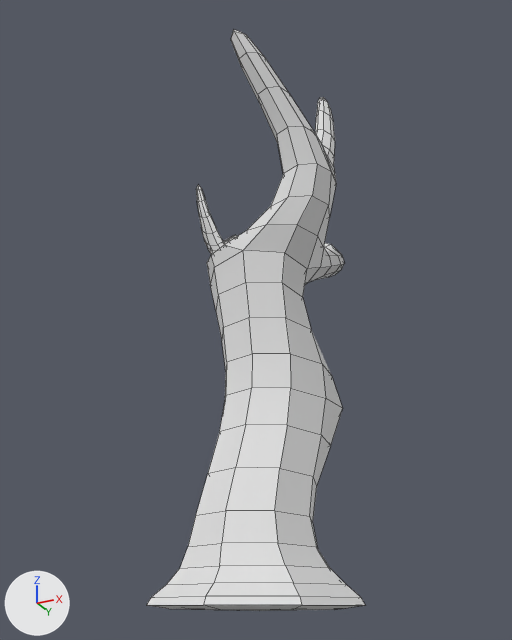
A saved change to the FBX model GGJ_2026/Assets/3D Art/Models/F_Tree_naked_1.fbx.
Both versions are drawn from a 50 mm camera at (7.07, -14.29, -0.1) aimed at (-0.09, 0.02, 6.34). Every picture has the same lights, and +X, +Y and +Z are marked at lower left. Mesh edges are drawn as thin lines.

Names of what the first picture shows: 'F_Tree_naked_1'.
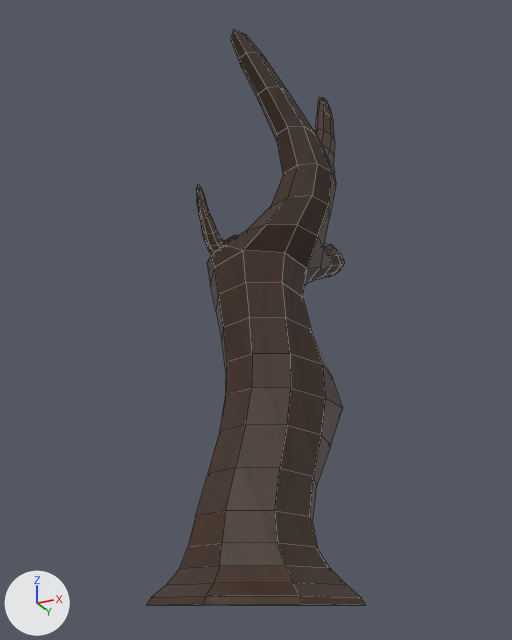
Changed parts and their boxes (x1, y1, x2, y2) in the pictures (512 x 640 px):
'F_Tree_naked_1', reshaped: before (147, 30, 365, 611); after (147, 30, 365, 605)
part 1 of me_mesh, deleted: before (148, 605, 364, 611)
part 2 of me_mesh, recoloured (white to brown): (147, 30, 365, 605) in both

What changed in the scene script:
```text
Add img_texturemap_pgj_1_png:
    img_texturemap_pgj_1_png = load_image('TextureMap_PGJ_1.png', '_unpacked/TextureMap_PGJ_1.png', 2048, 2048, 'sRGB')
Add mat_texturemap_1:
    mat_texturemap_1 = principled_material('TextureMap_1')
    mat_texturemap_1.texture = img_texturemap_pgj_1_png  # with its transparency
Change me_mesh:
    used by ob_f_tree_naked_1; location = (0.0, 0.0, 0.0)
    verts and faces of me_mesh; kept vertices keep their numbers, new ones are numbered from 506
    before: 0 (-1.35, -1.35, -0.15) at pixel (168, 608), 2 (-1.35, 1.35, -0.15), 4 (1.35, -1.35, -0.15) at pixel (292, 609), 6 (1.35, 1.35, -0.15) at pixel (343, 608), 129 (-1.66, 0.0, -0.16) at pixel (191, 609)
    before: 132 (-1.67, 1.67, -0.09), 133 (0.0, 1.66, -0.16) at pixel (291, 609), 135 (1.67, 1.67, -0.09) at pixel (362, 605), 136 (1.66, 0.0, -0.16) at pixel (334, 609), 138 (1.67, -1.67, -0.09) at pixel (301, 605)
    before: 139 (0.0, -1.66, -0.16) at pixel (220, 609), 376 (-1.67, -1.67, -0.09) at pixel (146, 605), 385 (0.0, 0.0, -0.19) at pixel (259, 610), 502 (-2.3, 0.0, -0.09), 503 (0.0, 2.3, -0.09)
    before: 504 (2.3, 0.0, -0.09) at pixel (365, 605), 505 (0.0, -2.3, -0.09) at pixel (203, 605)
    remove me_mesh.from_pydata(...)  # 506 vertices, 504 faces; spans x -2.73..2.54, y -3.72..4.09, z -0.19..12.1
    add me_mesh.from_pydata(...)  # 499 vertices, 497 faces; spans x -2.73..2.54, y -3.72..4.09, z -0.09..12.1
    me_mesh part 1
    add delete_vertices([0, 2, 4, 6, 129, 133, 136, 139, 385])  # with the faces that use them
    me_mesh part 2: 487 faces spanning x -2.73..2.54, y -3.72..4.09, z -0.09..12.1 switch from no material to mat_texturemap_1 (picture img_texturemap_pgj_1_png)
```
